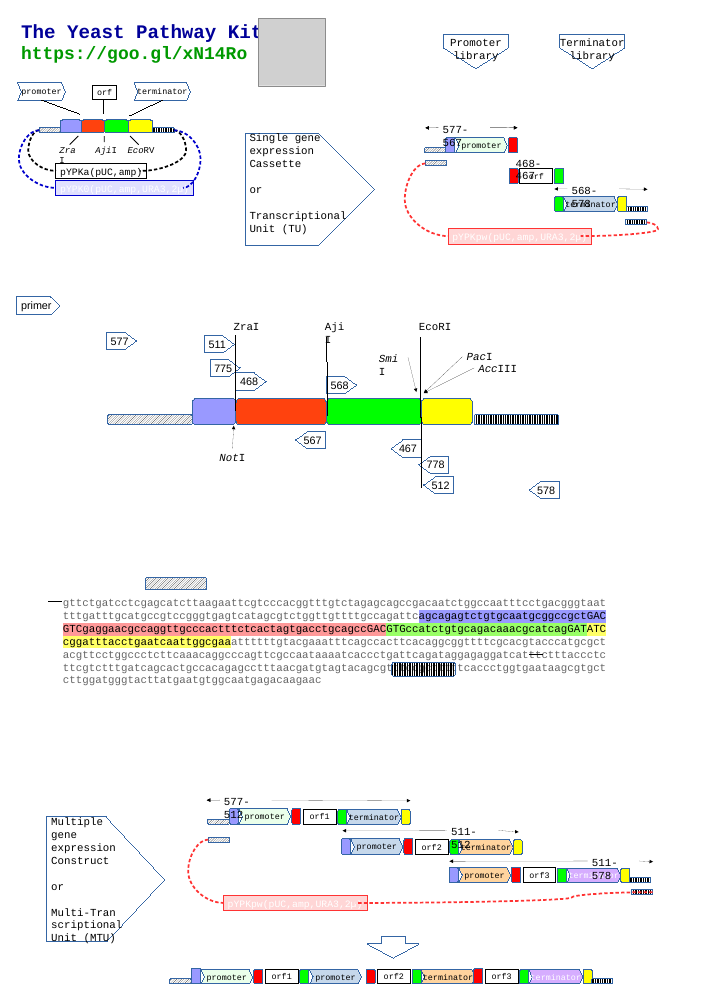
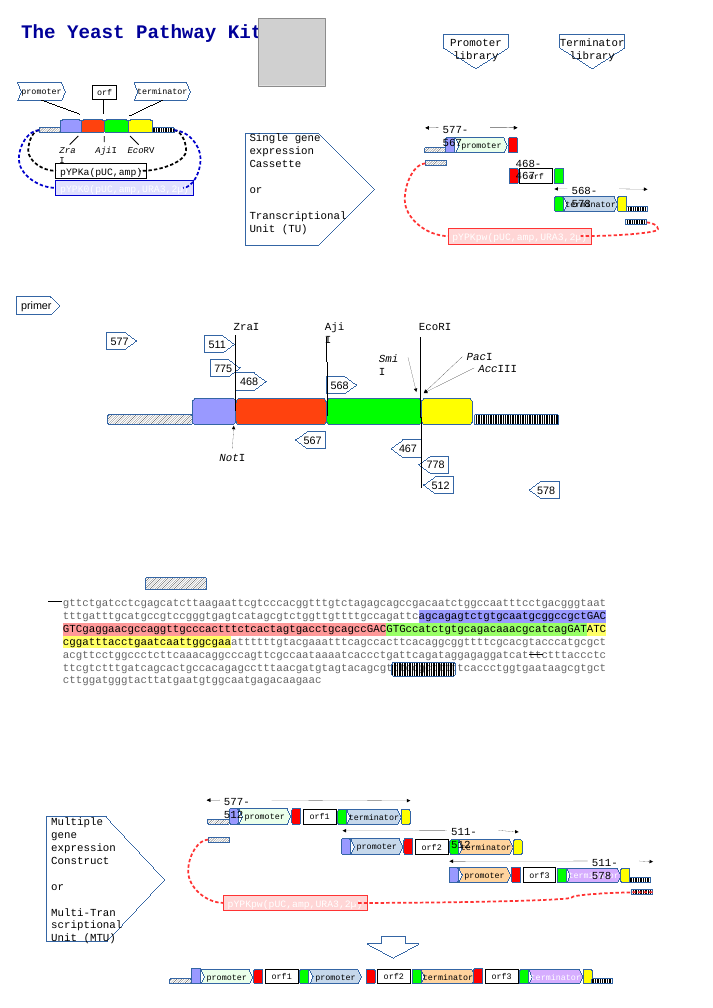
Before and after one commit to MetabolicEngineeringGroupCBMA/YeastPathwayKit, a slide deck: slide 1 of docs/A2_YPK_poster.odp. Drawn at 713x1008 pixels with LibreOffice and Linux fonts; fonts in the diff are those of the drawing; grey boxes stand for pictures. Boxes give left, top, right and bottom in pixels: in the first picture for what was removed or moved away, otherwise in the second. Text is boxed around its words. In the diff, an @@ line names an element or a change of style, - is before the commit and + after.

```diff
--- a/docs/A2_YPK_poster.odp
+++ b/docs/A2_YPK_poster.odp
@@ text at bbox=[21, 47, 247, 63]: paragraph removed @@
-https://goo.gl/xN14Ro
```
Also in this commit, not shown: 2 other files.
